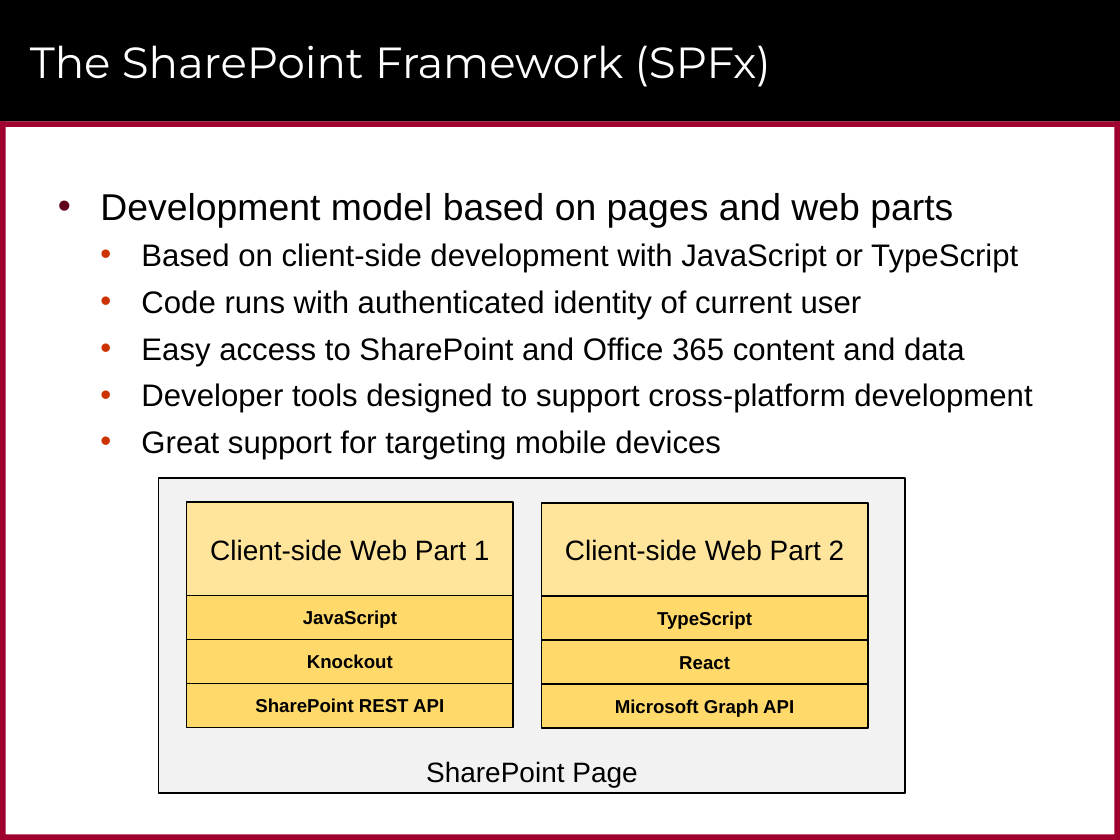
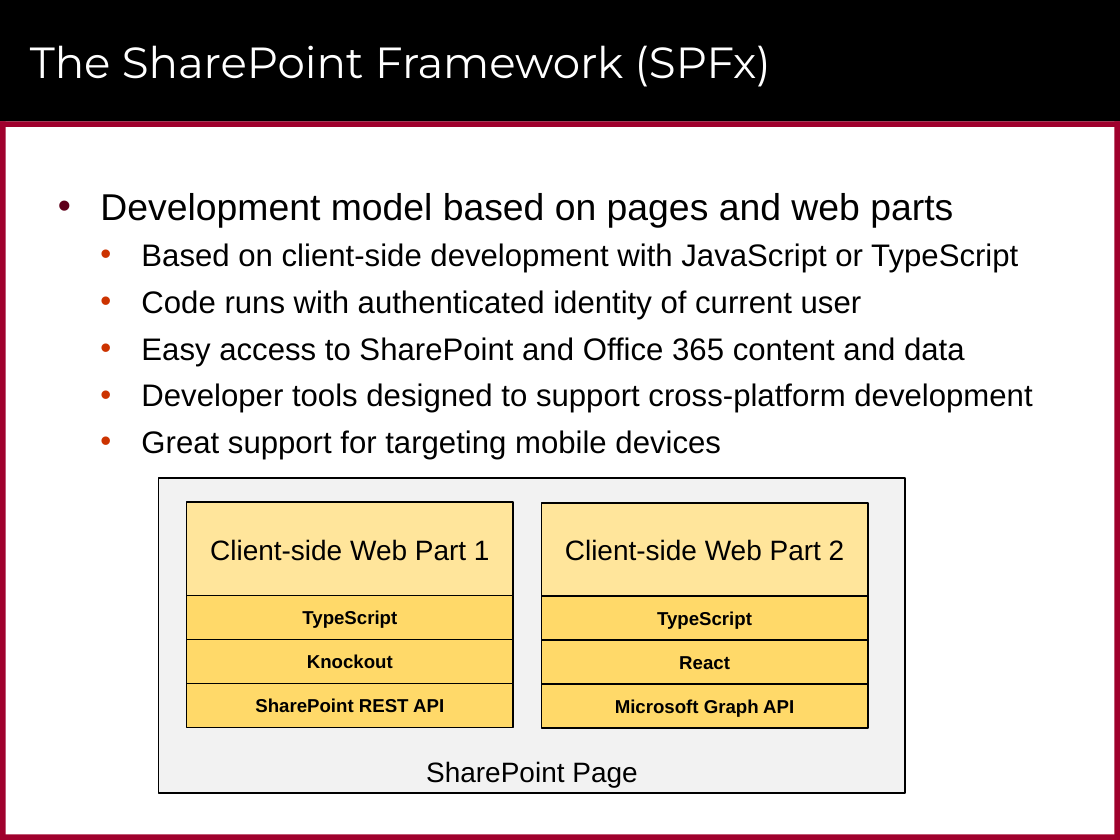
Before and after one commit to CriticalPathTraining/MSD365_Courseware, a slide deck: slide 9 of 01 GettingStarted.pptx. Drawn at 1120x840 pixels with LibreOffice and Linux fonts; fonts in the diff are those of the drawing; background and template pictures are left out. Boxes give left, top, right and bottom in pixels: in the first picture for what was removed or moved away, otherwise in the second. Text is boxed around its words. In the diff, an @@ line names an element or a change of style, - is before the commit and + after.

```diff
--- a/01 GettingStarted.pptx
+++ b/01 GettingStarted.pptx
@@ text in rectangle at [302, 610, 397, 628]: text changed @@
-JavaScript
+TypeScript
```
Also in this commit, not shown: 2 other slides changed, 1 slide removed, 5 other files.
